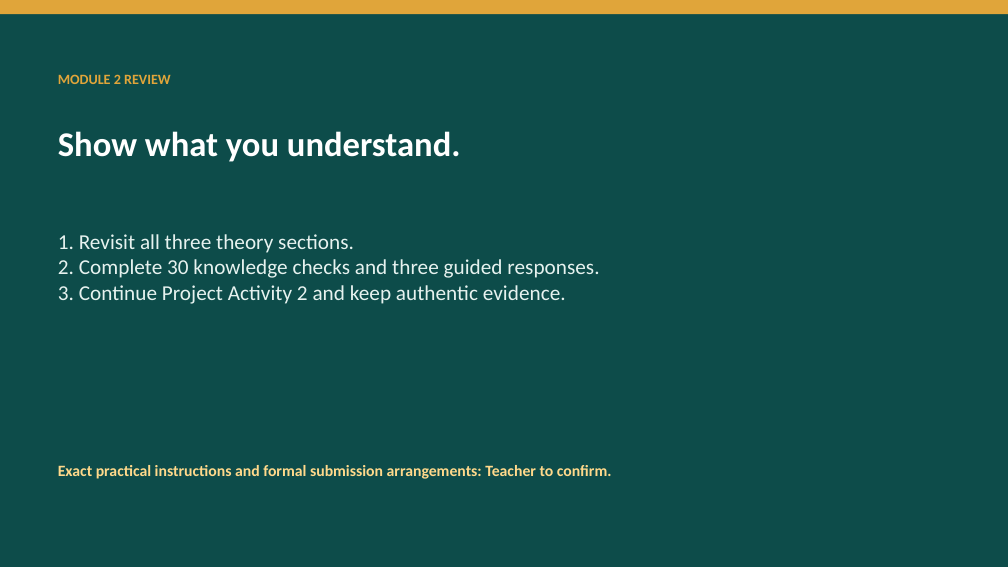
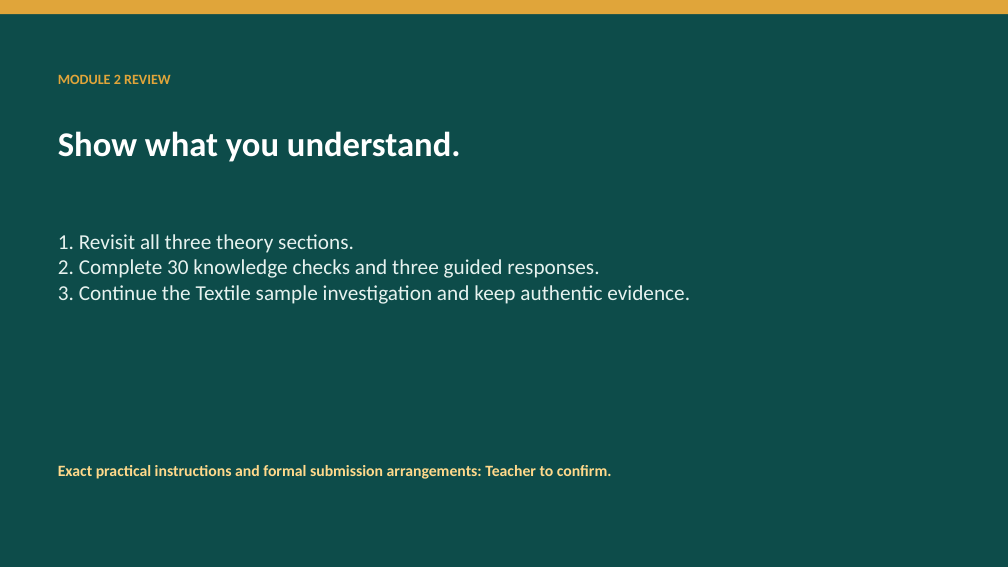
Before and after one commit to stevencowell/Year-7-8-Lunch-Is-Packed, a slide deck: slide 8 of resources/presentations/Lunch-Is-Packed-Module-02-textiles-around-us.pptx. Drawn at 1008x567 pixels with LibreOffice and Linux fonts; fonts in the diff are those of the drawing. Boxes give left, top, right and bottom in pixels: in the first picture for what was removed or moved away, otherwise in the second. Text is boxed around its words. In the diff, an @@ line names an element or a change of style, - is before the commit and + after.

```diff
--- a/resources/presentations/Lunch-Is-Packed-Module-02-textiles-around-us.pptx
+++ b/resources/presentations/Lunch-Is-Packed-Module-02-textiles-around-us.pptx
@@ text at [58, 285, 690, 304]: text changed @@
-3. Continue Project Activity 2 and keep authentic evidence.
+3. Continue the Textile sample investigation and keep authentic evidence.
```
Also in this commit, not shown: 3 other slides changed, 48 other files.
